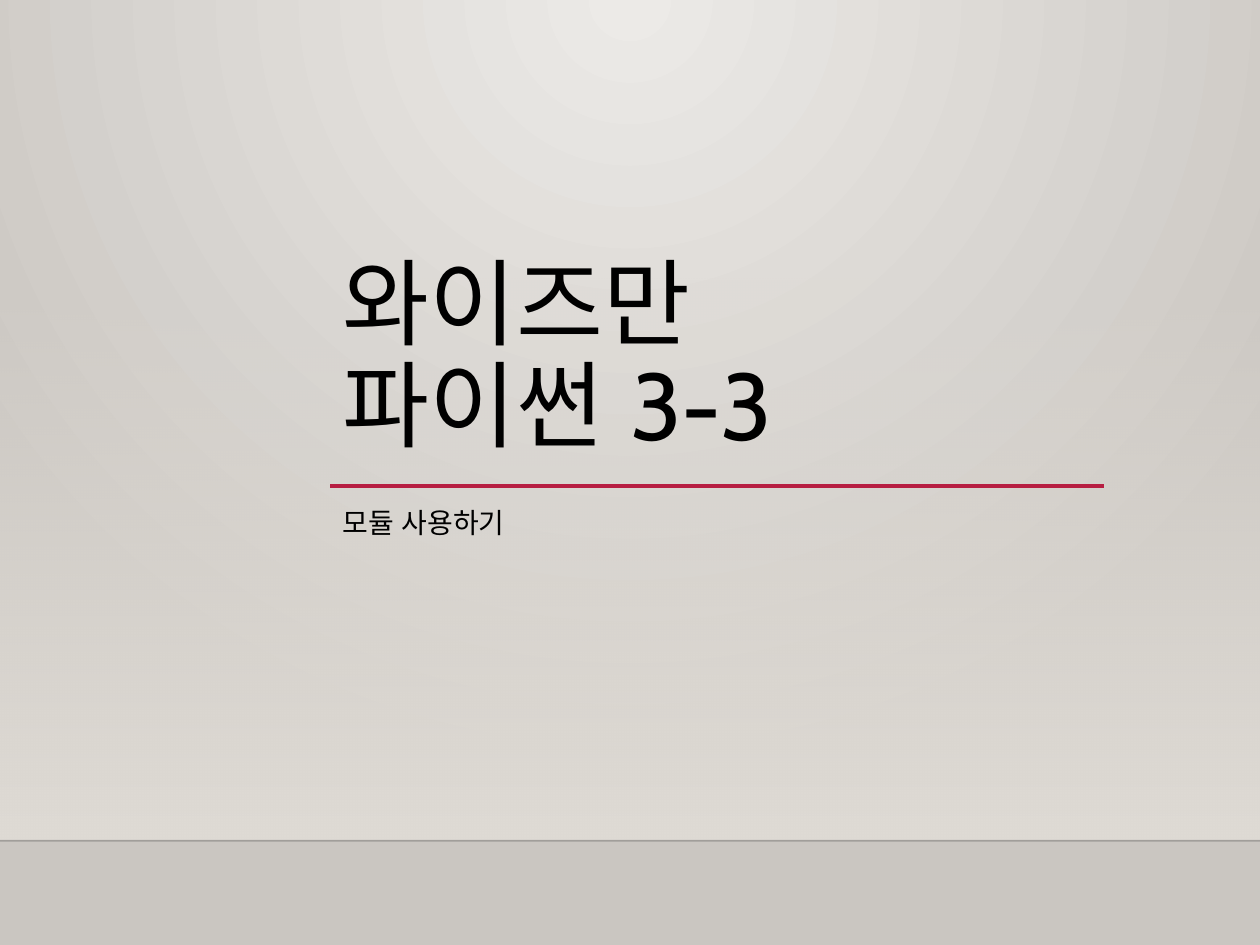
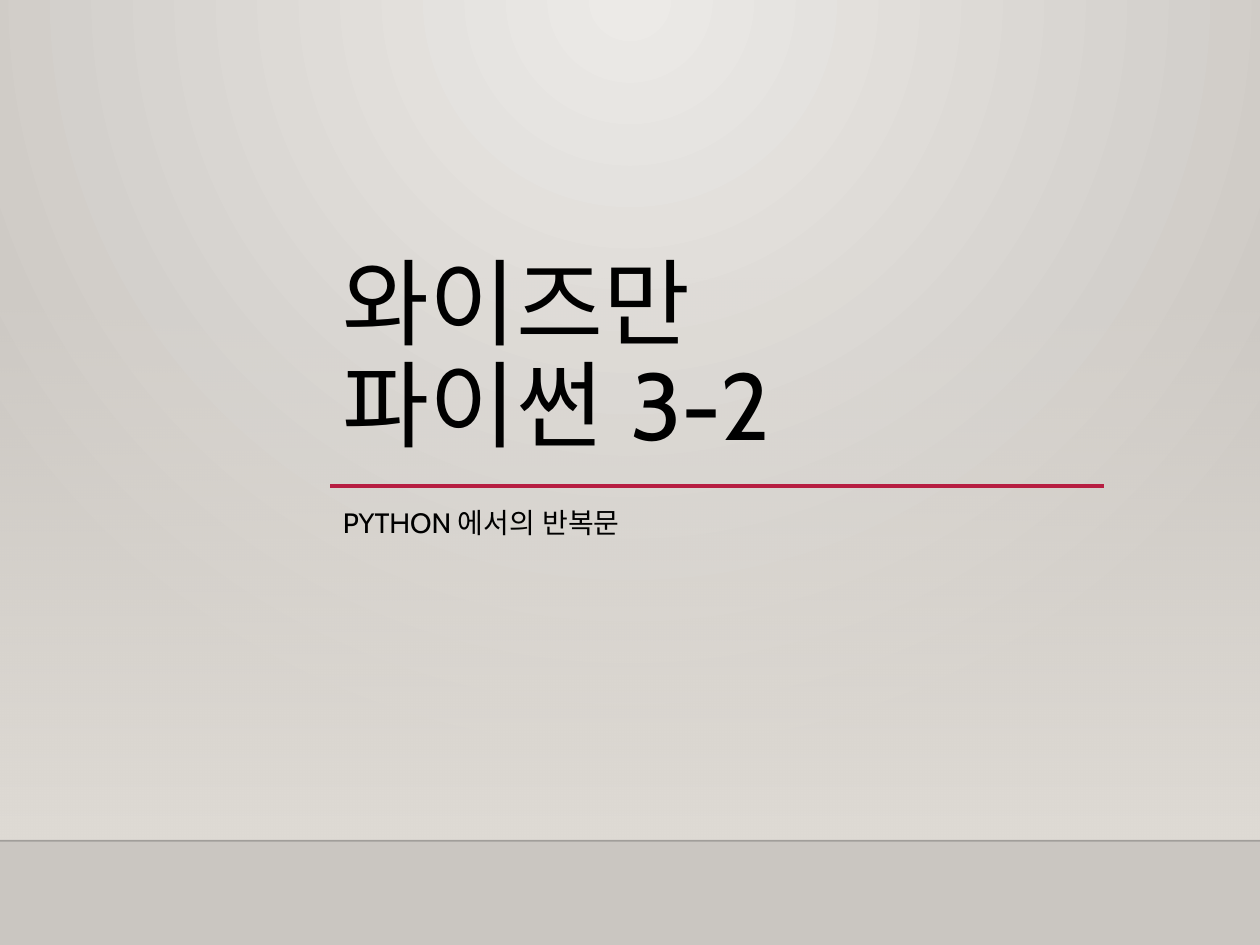
Before and after one commit to freshmea/weizman_python_class, a slide deck: slide 1 of textbook/파이썬3-2교시.pptx. Drawn at 1260x945 pixels with LibreOffice and Linux fonts; fonts in the diff are those of the drawing; background and template pictures are left out. Boxes give left, top, right and bottom in pixels: in the first picture for what was removed or moved away, otherwise in the second. Text is boxed around its words. In the diff, an @@ line names an element or a change of style, - is before the commit and + after.

```diff
--- a/textbook/파이썬3-2교시.pptx
+++ b/textbook/파이썬3-2교시.pptx
@@ title at box(343, 260, 770, 448): text changed @@
-와이즈만
-파이썬 3-3
+와이즈만
+파이썬 3-2
@@ subtitle at box(343, 510, 620, 536): text changed @@
-모듈 사용하기
+PYTHON 에서의 반복문
```
Also in this commit, not shown: 3 other slides changed, 1 slide added, 5 slides removed.
